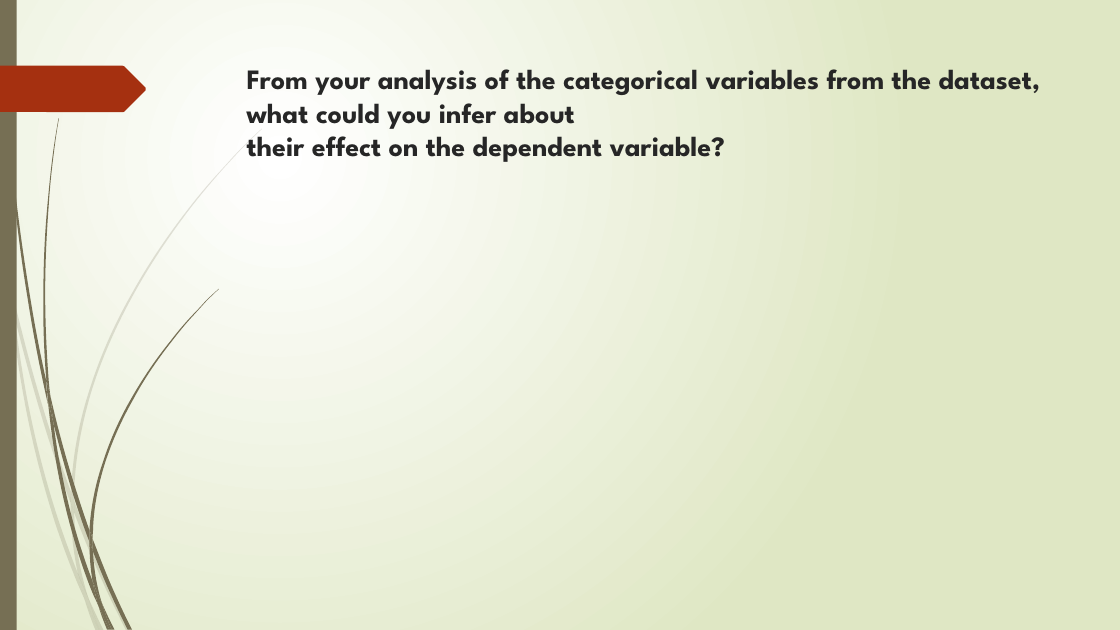
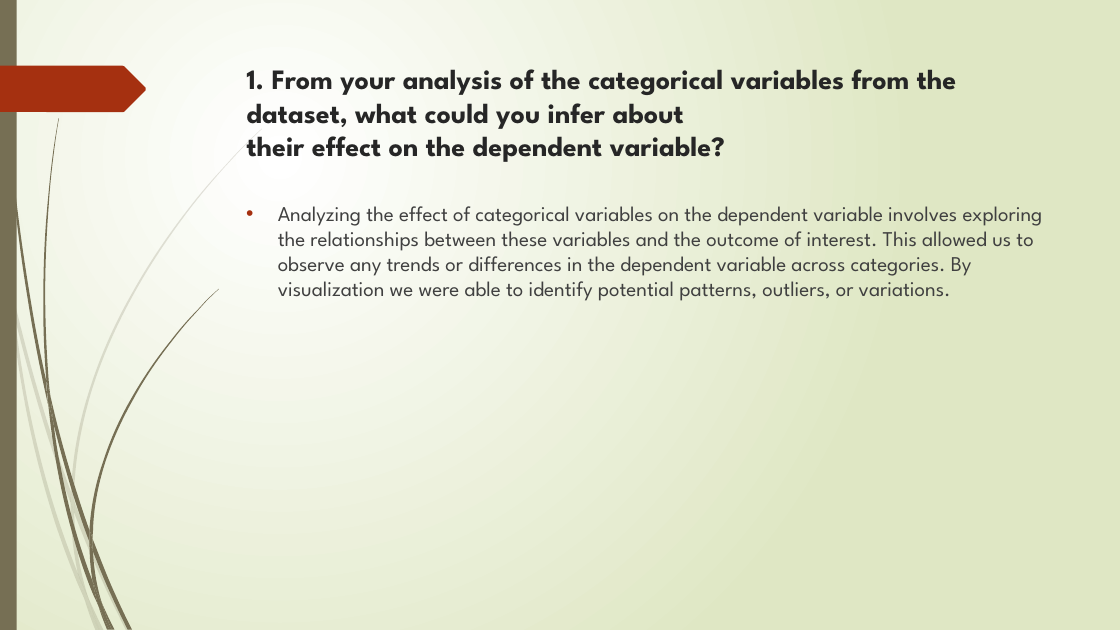
Before and after one commit to mylearning-datta/Linear-Regression, a slide deck: slide 2 of LinearRegression_Assignment/Linear Regression_Subjective Questions.pptx. Drawn at 1120x630 pixels with LibreOffice and Linux fonts; fonts in the diff are those of the drawing. Boxes give left, top, right and bottom in pixels: in the first picture for what was removed or moved away, otherwise in the second. Text is boxed around its words. In the diff, an @@ line names an element or a change of style, - is before the commit and + after.

```diff
--- a/LinearRegression_Assignment/Linear Regression_Subjective Questions.pptx
+++ b/LinearRegression_Assignment/Linear Regression_Subjective Questions.pptx
@@ title at box(247, 69, 957, 162): text changed @@
-From your analysis of the categorical variables from the dataset, what could you infer about
-their effect on the dependent variable?
+1. From your analysis of the categorical variables from the dataset, what could you infer about
+their effect on the dependent variable?
@@ text added at box(278, 206, 1043, 301), 18 pt, text #404040 @@
+• Analyzing the effect of categorical variables on the dependent variable involves exploring the relationships between these variables and the outcome of interest. This allowed us to observe any trends or differences in the dependent variable across categories. By visualization we were able to identify potential patterns, outliers, or variations.
```
Also in this commit, not shown: 3 other slides changed, 5 slides added.
